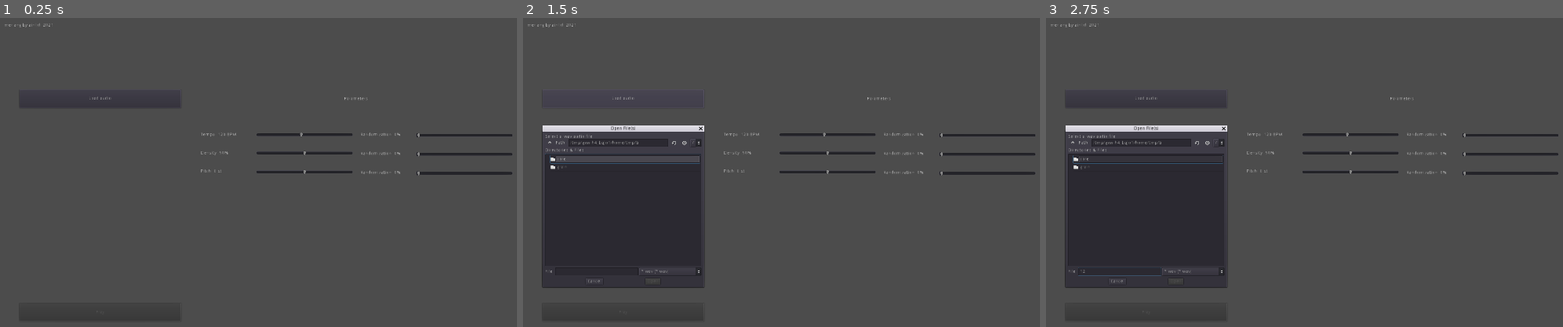
Above: before the commit, frames 1-3 (left to right).
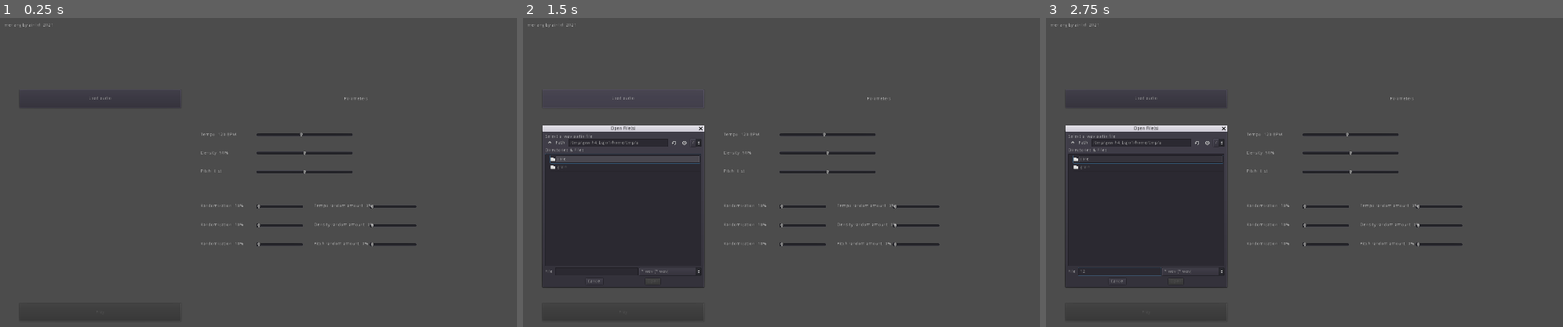
Above: after the commit, the same moments.

Repository: Ainlid/merlang
Game: Godot game, scene res://core/core.tscn
Same seed, same stepped clock (60 frames per second), same inputs: the game is played once before the commit and once after it. The project has no main scene, so this scene is started directly.
Inputs (mouse positions are in pixels of both pictures, inside the frame that each line leads up to):
- Up to frame 1 (0.25 s): no input
- Up to frame 2 (1.5 s): tap Enter at 0.5 s; click "Load audio" at 1.25 s
- Up to frame 3 (2.75 s): click (1118, 271) at 2.02 s; type "12" at 2.1 s

The runs differ from the first frame. In frame 1, 1.1% of the frame differs, in the area x 38-100%, y 37-74%; in frame 2, 1.1%, in the area x 22-100%, y 37-74%; in frame 3, 1.1%.

Commit message:
that was a bad idea

Diff:
--- a/core/core.gd
+++ b/core/core.gd
@@ -19,10 +19,6 @@
 var pitch = 0
 var offset_rounding = 16.0
 
-var tempo_random = 0.0
-var density_random = 0.0
-var pitch_random = 0.0
-
 onready var tempo_label = $interface/tempo_label
 onready var tempo_slider = $interface/tempo_slider
 
@@ -35,14 +31,26 @@
 onready var size_label = $interface/size_label
 onready var size_slider = $interface/size_slider
 
-onready var tempo_random_label = $interface/tempo_random_label
-onready var tempo_random_slider = $interface/tempo_random_slider
+var tempo_random_rate = 10.0
+var density_random_rate = 10.0
+var pitch_random_rate = 10.0
 
-onready var density_random_label = $interface/density_random_label
-onready var density_random_slider = $interface/density_random_slider
+onready var tempo_random_rate_label = $interface/tempo_random_rate_label
+onready var tempo_random_rate_slider = $interface/tempo_random_rate_slider
 
-onready var pitch_random_label = $interface/pitch_random_label
-onready var pitch_random_slider = $interface/pitch_random_slider
+onready var density_random_rate_label = $interface/density_random_rate_label
+onready var density_random_rate_slider = $interface/density_random_rate_slider
+
+onready var pitch_random_rate_label = $interface/pitch_random_rate_label
+onready var pitch_random_rate_slider = $interface/pitch_random_rate_slider
+
+var tempo_random_amount = 0.0
+var density_random_amount = 0.0
+var pitch_random_amount = 0.0
+
+onready var tempo_random_amount_label = $interface/tempo_random_amount_label
+onready var density_random_amount_label = $interface/density_random_amount_label
+onready var pitch_random_amount_label = $interface/pitch_random_amount_label
 
 func _ready():
 	rng = RandomNumberGenerator.new()
@@ -51,9 +59,13 @@
 	_set_density(50.0)
 	_set_pitch(0)
 
-	_set_tempo_random(0.0)
-	_set_density_random(0.0)
-	_set_pitch_random(0.0)
+	_set_tempo_random_rate(10.0)
+	_set_density_random_rate(10.0)
+	_set_pitch_random_rate(10.0)
+
+	_set_tempo_random_amount(0.0)
+	_set_density_random_amount(0.0)
+	_set_pitch_random_amount(0.0)
 
 	play_button.disabled = true
 
@@ -73,17 +85,29 @@
 	pitch_slider.value = value
 	pitch_label.text = "Pitch: " + str(value) + " st"
 
-func _set_tempo_random(value):
-	tempo_random = value
-	tempo_random_label.text = "Randomization: " + str(value) + "%"
+func _set_tempo_random_rate(value):
+	tempo_random_rate = value
+	tempo_random_rate_label.text = "Randomization: " + str(round(value)) + "%"
 
-func _set_density_random(value):
-	density_random = value
-	density_random_label.text = "Randomization: " + str(value) + "%"
+func _set_density_random_rate(value):
+	density_random_rate = value
+	density_random_rate_label.text = "Randomization: " + str(round(value)) + "%"
 
-func _set_pitch_random(value):
-	pitch_random = value
-	pitch_random_label.text = "Randomization: " + str(value) + "%"
+func _set_pitch_random_rate(value):
+	pitch_random_rate = value
+	pitch_random_rate_label.text = "Randomization: " + str(round(value)) + "%"
+
+func _set_tempo_random_amount(value):
+	tempo_random_amount = value
+	tempo_random_amount_label.text = "Tempo random amount: " + str(value * 100.0) + "%"
+
+func _set_density_random_amount(value):
+	density_random_amount = value
+	density_random_amount_label.text = "Density random amount: " + str(value * 100.0) + "%"
+
+func _set_pitch_random_amount(value):
+	pitch_random_amount = value
+	pitch_random_amount_label.text = "Pitch random amount: " + str(value * 100.0) + "%"
 
 func _load_pressed():
 	_play_stop()
@@ -127,18 +151,23 @@
 
 func _randomize_params():
 	var tempo_rand_chance = rng.randf() * 100.0
-	if tempo_rand_chance < tempo_random:
+	if tempo_rand_chance < tempo_random_rate:
 		var new_tempo = rng.randi_range(50, 200)
+		new_tempo = lerp(tempo, new_tempo, tempo_random_amount)
 		_set_tempo(new_tempo)
 
 	var density_rand_chance = rng.randf() * 100.0
-	if density_rand_chance < density_random:
-		var new_density = round(rng.randf() * 100.0)
+	if density_rand_chance < density_random_rate:
+		var new_density = rng.randf() * 100.0
+		new_density = lerp(density, new_density, density_random_amount)
 		_set_density(new_density)
 
 	var pitch_rand_chance = rng.randf() * 100.0
-	if pitch_rand_chance < pitch_random:
-		_set_pitch(rng.randi_range(-6, 6))
+	if pitch_rand_chance < pitch_random_rate:
+		var new_pitch = rng.randi_range(-6, 6)
+		new_pitch = lerp(pitch, new_pitch, pitch_random_amount)
+		new_pitch = round(new_pitch)
+		_set_pitch(new_pitch)
 
 func _spawn_grain():
 	var spawn_chance = rng.randf() * 100.0
--- a/core/core.tscn
+++ b/core/core.tscn
@@ -144,61 +144,133 @@
 "_edit_use_anchors_": false
 }
 
-[node name="tempo_random_slider" type="HSlider" parent="interface"]
-margin_left = 1280.0
-margin_top = 337.0
-margin_right = 1576.0
-margin_bottom = 393.0
-__meta__ = {
-"_edit_use_anchors_": false
-}
-
-[node name="tempo_random_label" type="Label" parent="interface"]
-margin_left = 1110.0
-margin_top = 335.0
-margin_right = 1235.0
-margin_bottom = 391.0
-text = "Randomization: "
-valign = 1
-__meta__ = {
-"_edit_use_anchors_": false
-}
-
-[node name="density_random_slider" type="HSlider" parent="interface"]
-margin_left = 1280.0
-margin_top = 395.0
-margin_right = 1576.0
-margin_bottom = 451.0
-__meta__ = {
-"_edit_use_anchors_": false
-}
-
-[node name="density_random_label" type="Label" parent="interface"]
-margin_left = 1110.0
-margin_top = 393.0
-margin_right = 1235.0
-margin_bottom = 449.0
-text = "Randomization: "
-valign = 1
-__meta__ = {
-"_edit_use_anchors_": false
-}
-
-[node name="pitch_random_slider" type="HSlider" parent="interface"]
-margin_left = 1280.0
-margin_top = 453.0
-margin_right = 1576.0
-margin_bottom = 509.0
-__meta__ = {
-"_edit_use_anchors_": false
-}
-
-[node name="pitch_random_label" type="Label" parent="interface"]
-margin_left = 1110.0
-margin_top = 451.0
-margin_right = 1235.0
-margin_bottom = 507.0
-text = "Randomization: "
+[node name="tempo_random_rate_slider" type="HSlider" parent="interface"]
+margin_left = 791.0
+margin_top = 555.0
+margin_right = 935.0
+margin_bottom = 611.0
+min_value = 10.0
+value = 10.0
+__meta__ = {
+"_edit_use_anchors_": false
+}
+
+[node name="tempo_random_rate_label" type="Label" parent="interface"]
+margin_left = 621.0
+margin_top = 553.002
+margin_right = 746.0
+margin_bottom = 609.002
+text = "Tempo random rate: "
+valign = 1
+__meta__ = {
+"_edit_use_anchors_": false
+}
+
+[node name="density_random_rate_slider" type="HSlider" parent="interface"]
+margin_left = 791.0
+margin_top = 613.0
+margin_right = 935.0
+margin_bottom = 669.0
+min_value = 10.0
+value = 10.0
+__meta__ = {
+"_edit_use_anchors_": false
+}
+
+[node name="density_random_rate_label" type="Label" parent="interface"]
+margin_left = 621.0
+margin_top = 611.002
+margin_right = 746.0
+margin_bottom = 667.002
+text = "Density random rate: "
+valign = 1
+__meta__ = {
+"_edit_use_anchors_": false
+}
+
+[node name="pitch_random_rate_slider" type="HSlider" parent="interface"]
+margin_left = 791.0
+margin_top = 671.0
+margin_right = 935.0
+margin_bottom = 727.0
+min_value = 10.0
+value = 10.0
+__meta__ = {
+"_edit_use_anchors_": false
+}
+
+[node name="pitch_random_rate_label" type="Label" parent="interface"]
+margin_left = 621.0
+margin_top = 669.002
+margin_right = 746.0
+margin_bottom = 725.002
+text = "Pitch random rate: "
+valign = 1
+__meta__ = {
+"_edit_use_anchors_": false
+}
+
+[node name="tempo_random_amount_slider" type="HSlider" parent="interface"]
+margin_left = 1138.0
+margin_top = 555.0
+margin_right = 1282.0
+margin_bottom = 611.0
+max_value = 1.0
+step = 0.1
+__meta__ = {
+"_edit_use_anchors_": false
+}
+
+[node name="tempo_random_amount_label" type="Label" parent="interface"]
+margin_left = 968.0
+margin_top = 553.002
+margin_right = 1102.0
+margin_bottom = 609.002
+text = "Tempo random amount: "
+valign = 1
+__meta__ = {
+"_edit_use_anchors_": false
+}
+
+[node name="density_random_amount_slider" type="HSlider" parent="interface"]
+margin_left = 1138.0
+margin_top = 613.0
+margin_right = 1282.0
+margin_bottom = 669.0
+max_value = 1.0
+step = 0.1
+__meta__ = {
+"_edit_use_anchors_": false
+}
+
+[node name="density_random_amount_label" type="Label" parent="interface"]
+margin_left = 968.0
+margin_top = 611.002
+margin_right = 1107.0
+margin_bottom = 667.002
+text = "Density random amount: "
+valign = 1
+__meta__ = {
+"_edit_use_anchors_": false
+}
+
+[node name="pitch_random_amount_slider" type="HSlider" parent="interface"]
+margin_left = 1138.0
+margin_top = 671.0
+margin_right = 1282.0
+margin_bottom = 727.0
+max_value = 1.0
+step = 0.1
+__meta__ = {
+"_edit_use_anchors_": false
+}
+
+[node name="pitch_random_amount_label" type="Label" parent="interface"]
+margin_left = 968.0
+margin_top = 669.002
+margin_right = 1093.0
+margin_bottom = 725.002
+text = "Pitch random amount: "
 valign = 1
 __meta__ = {
 "_edit_use_anchors_": false
@@ -213,6 +285,9 @@
 [connection signal="value_changed" from="interface/tempo_slider" to="." method="_set_tempo"]
 [connection signal="value_changed" from="interface/density_slider" to="." method="_set_density"]
 [connection signal="value_changed" from="interface/pitch_slider" to="." method="_set_pitch"]
-[connection signal="value_changed" from="interface/tempo_random_slider" to="." method="_set_tempo_random"]
-[connection signal="value_changed" from="interface/density_random_slider" to="." method="_set_density_random"]
-[connection signal="value_changed" from="interface/pitch_random_slider" to="." method="_set_pitch_random"]
+[connection signal="value_changed" from="interface/tempo_random_rate_slider" to="." method="_set_tempo_random_rate"]
+[connection signal="value_changed" from="interface/density_random_rate_slider" to="." method="_set_density_random_rate"]
+[connection signal="value_changed" from="interface/pitch_random_rate_slider" to="." method="_set_pitch_random_rate"]
+[connection signal="value_changed" from="interface/tempo_random_amount_slider" to="." method="_set_tempo_random_amount"]
+[connection signal="value_changed" from="interface/density_random_amount_slider" to="." method="_set_density_random_amount"]
+[connection signal="value_changed" from="interface/pitch_random_amount_slider" to="." method="_set_pitch_random_amount"]
